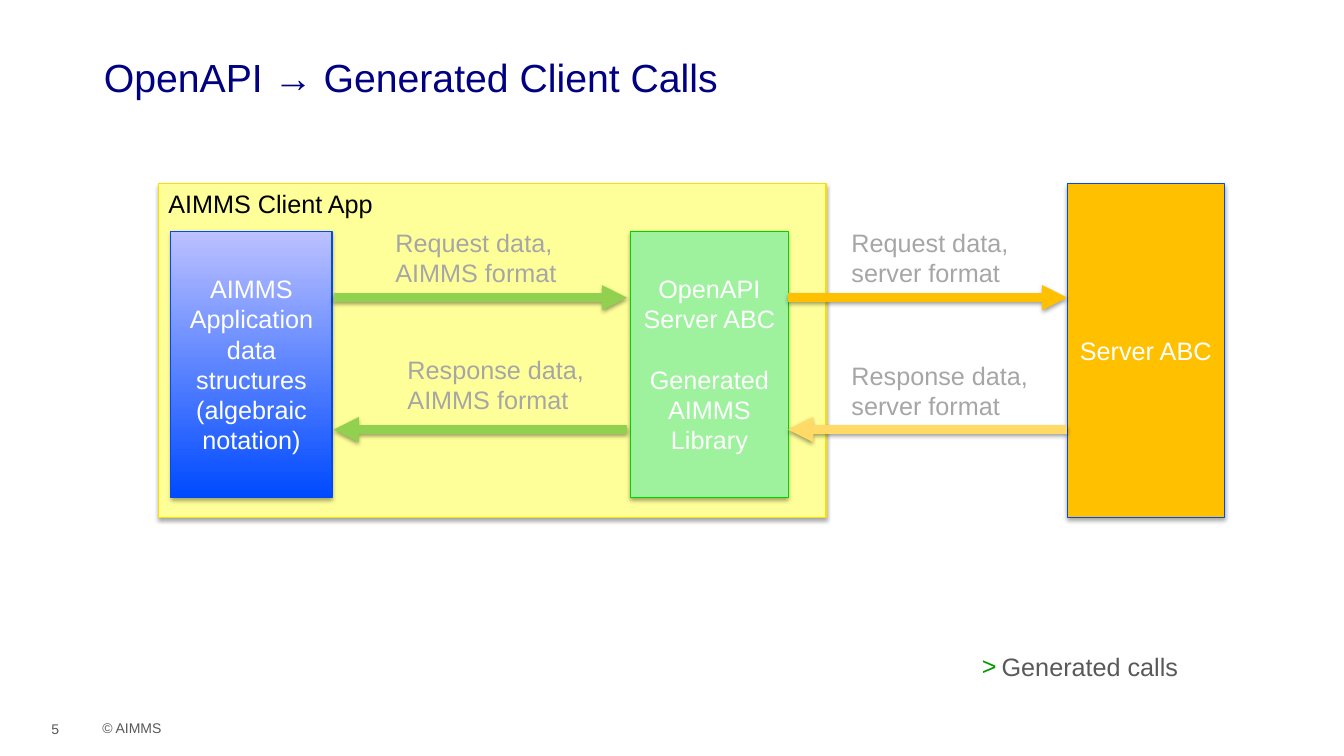
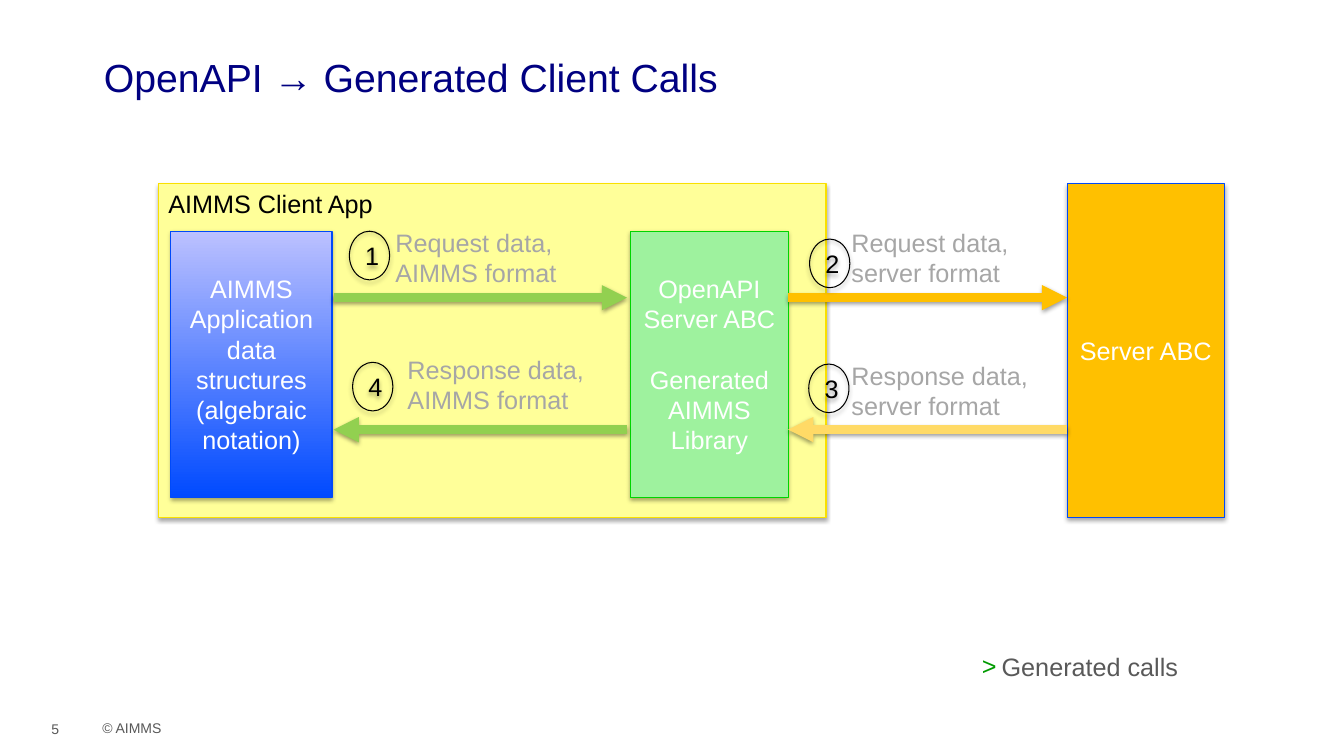
Before and after one commit to aimms/how-to, a slide deck: slide 5 of Articles/561/images/REST API.pptx. Drawn at 1344x756 pixels with LibreOffice and Linux fonts; fonts in the diff are those of the drawing; background and template pictures are left out. Boxes give left, top, right and bottom in pixels: in the first picture for what was removed or moved away, otherwise in the second. Text is boxed around its words. In the diff, an @@ line names an element or a change of style, - is before the commit and + after.

```diff
--- a/Articles/561/images/REST API.pptx
+++ b/Articles/561/images/REST API.pptx
@@ ellipse added at [350, 231, 390, 279], outline #000000 0.75 pt, 18 pt, text #000000 @@
+1
@@ ellipse added at [810, 239, 850, 287], outline #000000 0.75 pt, 18 pt, text #000000 @@
+2
@@ ellipse added at [353, 362, 393, 410], outline #000000 0.75 pt, 18 pt, text #000000 @@
+4
@@ ellipse added at [809, 364, 849, 412], outline #000000 0.75 pt, 18 pt, text #000000 @@
+3
```
Also in this commit, not shown: 3 other files.
